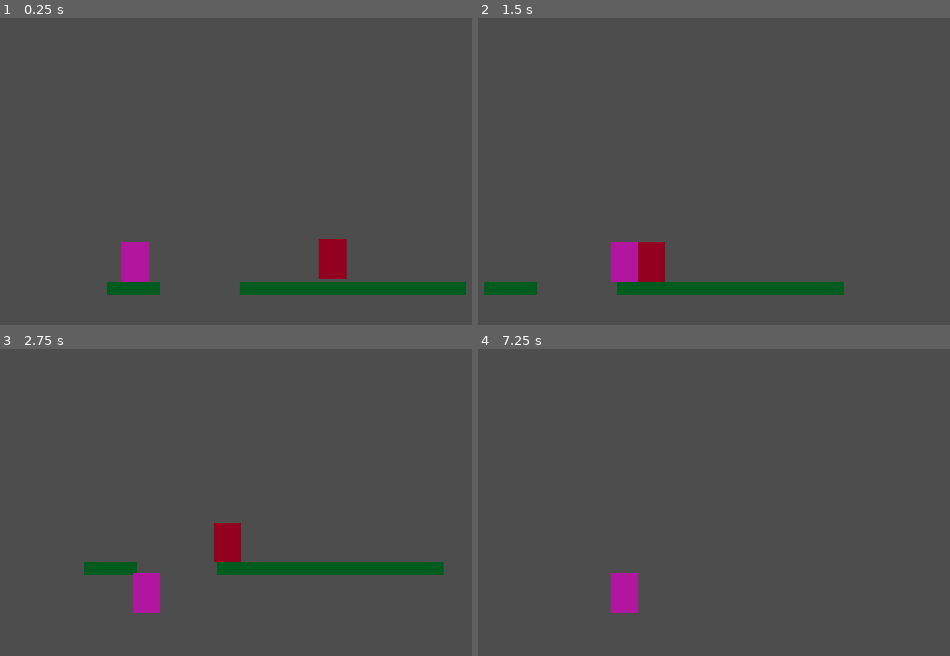
Above: before the commit, frames 1-4 (two rows, left to right).
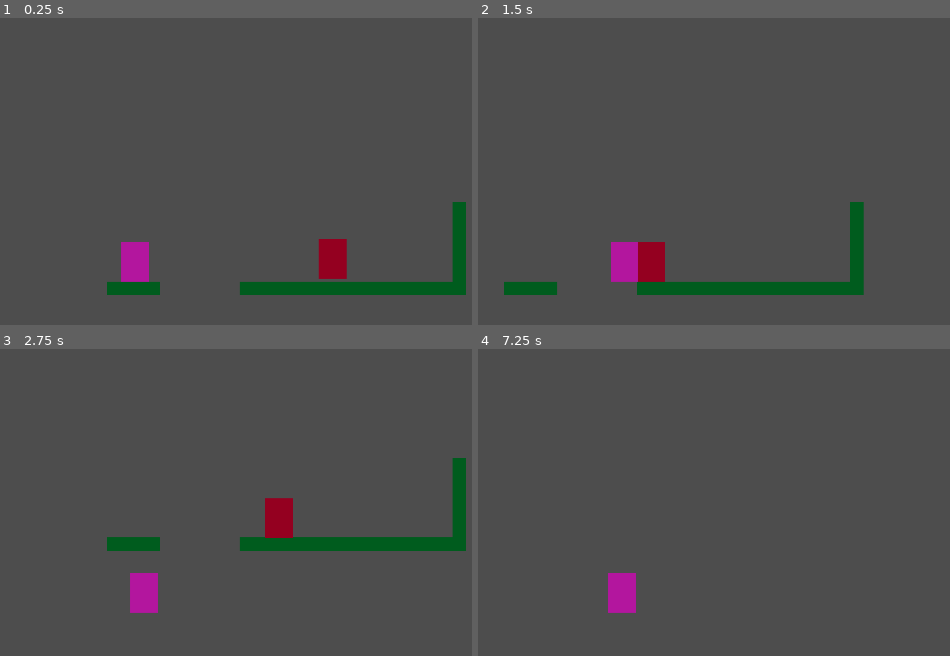
Above: after the commit, the same moments.

Repository: Tass2T/kiwiPtetre
Game: Godot game, scene res://Scenes/game.tscn
Two runs of this game, one before a commit and one after it. Both use one fixed random seed, a clock stepped at 60 frames per second and the inputs below.
Inputs:
- Up to frame 1 (0.25 s): no input
- Up to frame 2 (1.5 s): hold Right (right) from 0.53 s (still down); tap Space (jump) at 0.77 s
- Up to frame 3 (2.75 s): tap Space (jump) at 1.52 s; release Right (right) at 2.03 s; hold Left (left) from 2.03 s (still down)
- Up to frame 4 (7.25 s): release Left (left) at 2.78 s; hold Right (right) 2.78-4.28 s; tap Space (jump) at 3.02, 3.77, 4.52, 5, 6.02, 6.5, 6.77 s; tap Enter at 4.25, 5.75 s; hold Left (left) 4.28-5.03 s; hold Right (right) 5.03-5.78 s; hold Left (left) from 5.78 s (still down)

The runs differ from the first frame. In frame 1, 0.8% of the frame differs, in the area x 95-99%, y 59-86%; in frame 2, 1.5%; in frame 3, 7.6%, in the area x 17-99%, y 35-86%; in frame 4, 0.1%.

Commit message:
base enemy almost functional

Diff:
--- a/Scenes/levels/level_1.tscn
+++ b/Scenes/levels/level_1.tscn
@@ -21,7 +21,7 @@
 [node name="Level_One" type="Node2D" unique_id=1112974152]
 
 [node name="TileMapLayer" type="TileMapLayer" parent="." unique_id=77650140]
-tile_map_data = PackedByteArray("AAAbAAgAAAAAAAAAAAAcAAgAAAA …(272 unchanged characters)… AAAAAAAA0AAgAAAAAAAAAAAA1AAgAAAAAAAAAAAA=")
+tile_map_data = PackedByteArray("AAAbAAgAAAAAAAAAAAAcAAgAAAA …(272 unchanged characters)… AAAAAAAA0AAgAAAAAAAAAAAA1AAgAAAAAAAAAAAA1AAcAAAAAAAAAAAA1AAYAAAAAAAAAAAA1AAUAAAAAAAAAAAA1AAQAAAAAAAAAAAA1AAMAAAAAAAAAAAA1AAIAAAAAAAAAAAA=")
 tile_set = SubResource("TileSet_ddicg")
 
 [node name="Player" parent="." unique_id=1752384532 instance=ExtResource("1_2mbx3")]
--- a/scenes/Enemies/base.tscn
+++ b/scenes/Enemies/base.tscn
@@ -7,6 +7,9 @@
 
 [sub_resource type="RectangleShape2D" id="RectangleShape2D_otjec"]
 size = Vector2(133, 190)
+
+[sub_resource type="RectangleShape2D" id="RectangleShape2D_87256"]
+size = Vector2(944.5, 66)
 
 [node name="Base" type="CharacterBody2D" unique_id=1696789582]
 collision_layer = 2
@@ -35,7 +38,15 @@
 
 [node name="EdgeDetector" type="RayCast2D" parent="." unique_id=411337732]
 position = Vector2(67, 98)
-target_position = Vector2(75, 98)
+target_position = Vector2(64, 96)
 collision_mask = 4
 
+[node name="VisionArea" type="Area2D" parent="." unique_id=1821047816]
+collision_layer = 2
+
+[node name="CollisionShape2D" type="CollisionShape2D" parent="VisionArea" unique_id=1552937232]
+position = Vector2(539.75, 95)
+shape = SubResource("RectangleShape2D_87256")
+
 [connection signal="body_entered" from="Area2D" to="." method="_on_area_2d_body_entered"]
+[connection signal="body_entered" from="VisionArea" to="." method="_on_vision_area_body_entered"]
--- a/scripts/enemies/base.gd
+++ b/scripts/enemies/base.gd
@@ -6,8 +6,12 @@
 const ACCELERATION: float = 2000.0
 const MAX_SPEED: float = 400.0
 
+const CHASE_ACCELERATION: float = 3000
+const CHASE_MAX_SPEED: float = 600
+
 @onready var wall_detector: RayCast2D = $WallDetector
 @onready var edge_detector: RayCast2D = $EdgeDetector
+@onready var vision_area: Area2D = $VisionArea
 
 var current_state = STATES.PATROL
 var current_direction: float = 1.0
@@ -17,13 +21,15 @@
 		velocity.y += GRAVITY * delta
 
 	if wall_detector.is_colliding() or !edge_detector.is_colliding():
+		if current_state == STATES.CHASE:
+			current_state = STATES.PATROL
 		_turn_back()
 
 	match current_state:
 		STATES.PATROL:
 			_patrol_behavior(delta)
 		STATES.CHASE:
-			_chase_behavior()
+			_chase_behavior(delta)
 
 
 
@@ -42,10 +48,16 @@
 func _patrol_behavior(delta: float) -> void:
 	velocity.x = move_toward(velocity.x, MAX_SPEED * current_direction, ACCELERATION * delta)
 
-func _chase_behavior() -> void:
-	pass
+func _chase_behavior(delta: float) -> void:
+	velocity.x = move_toward(velocity.x, CHASE_MAX_SPEED * current_direction, CHASE_ACCELERATION * delta)
 
 func _turn_back()-> void:
 	current_direction *= -1
 	wall_detector.target_position.x = abs(wall_detector.target_position.x) * current_direction
 	edge_detector.target_position.x = abs(edge_detector.target_position.x) * current_direction
+	vision_area.scale.x = current_direction
+
+
+
+func _on_vision_area_body_entered(body: Node2D) -> void:
+	current_state = STATES.CHASE
